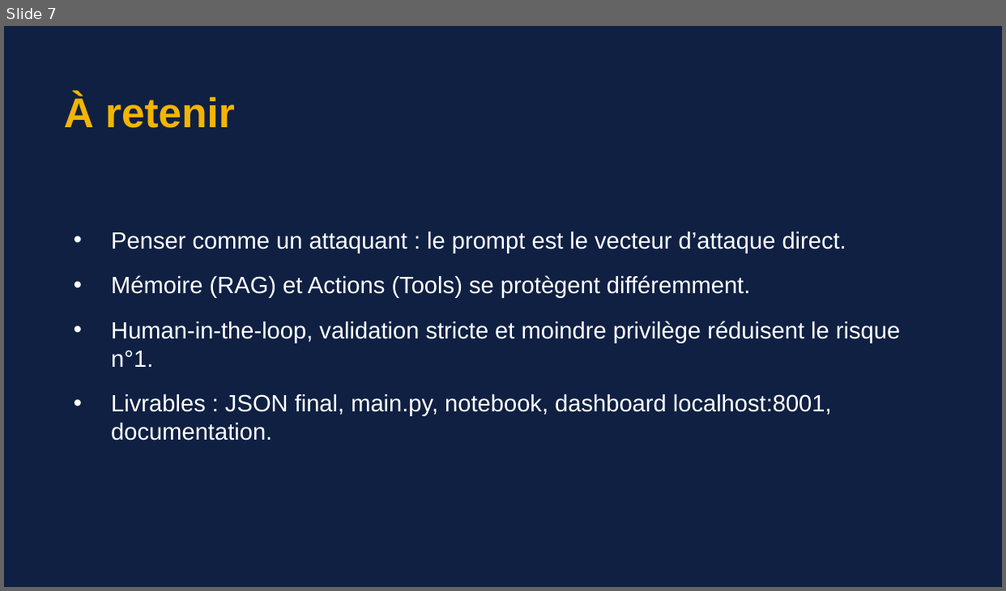
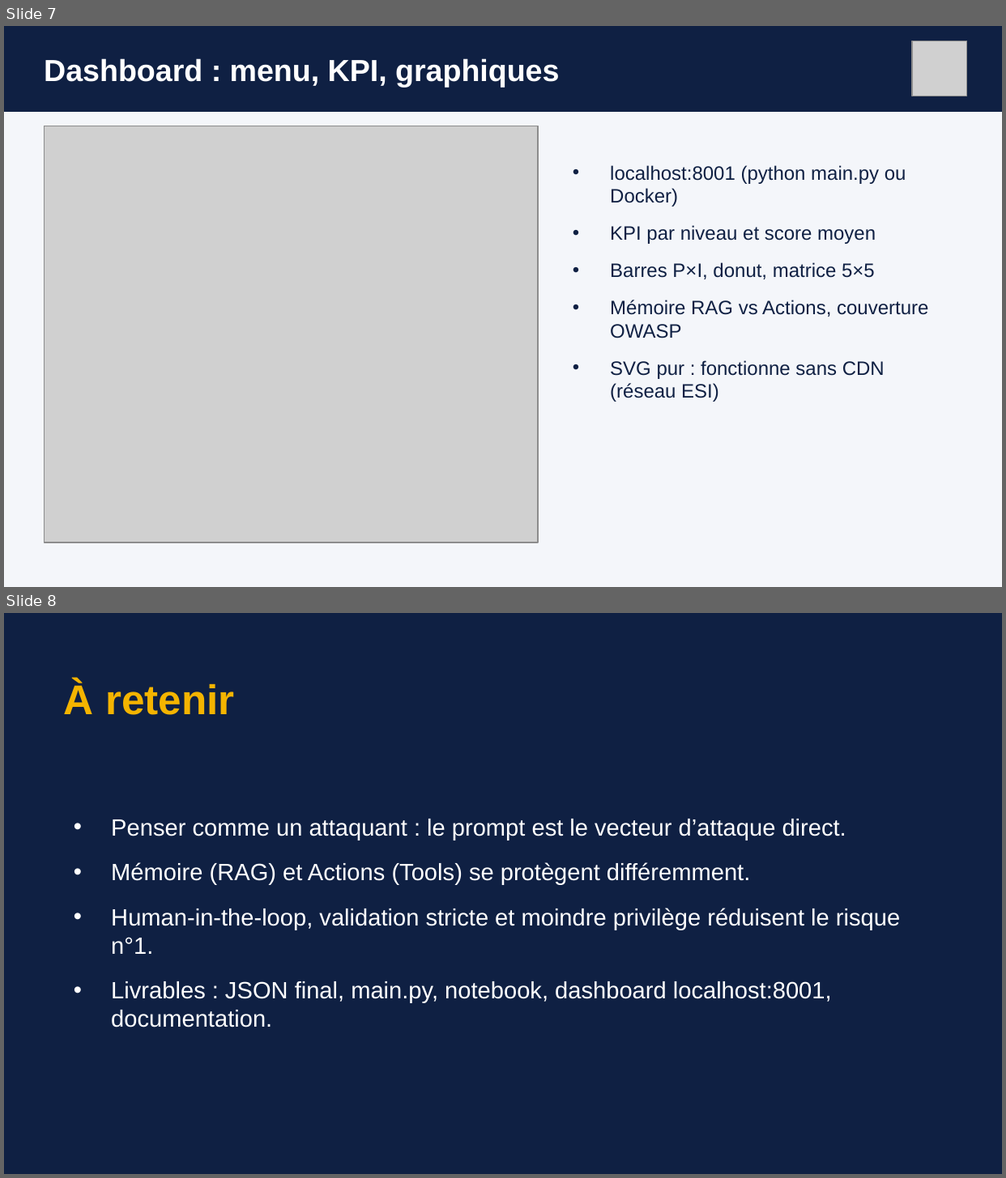
Before and after one commit to kamalelafoui/AI_projet_jour26, a slide deck: docs/Presentation_j26_Threat_Modeling.pptx. Shown one above the other, each under a label of ours: slide 7 before the commit, slides 7 and 8 after it. The pictures are 1006x591 and 1006x1178 pixels, drawn with LibreOffice and Linux fonts; fonts in the diff are those of the drawing; grey boxes stand for pictures. Boxes give left, top, right and bottom in pixels: in the first picture for what was removed or moved away, otherwise in the second. Text is boxed around its words. In the diff, an @@ line names an element or a change of style, - is before the commit and + after.

Commit message:
Correction projet jour26: JSON renommé, captures dashboard dans docx/pptx

```diff
--- a/docs/Presentation_j26_Threat_Modeling.pptx
+++ b/docs/Presentation_j26_Threat_Modeling.pptx
@@ slide 7 added at box(4, 26, 1002, 587), background #F4F6FA @@
@@ rectangle added at box(4, 26, 1002, 111), fill #0F2043, outline #0F2043 1 pt @@
@@ picture added at box(912, 41, 967, 96) @@
@@ text added at box(44, 58, 559, 87), 22 pt, text #FFFFFF, bold @@
+Dashboard : menu, KPI, graphiques
@@ picture added at box(44, 126, 538, 543) @@
@@ text added at box(610, 165, 928, 402), 14 pt, text #0F2043 @@
+• localhost:8001 (python main.py ou Docker)
+• KPI par niveau et score moyen
+• Barres P×I, donut, matrice 5×5
+• Mémoire RAG vs Actions, couverture OWASP
+• SVG pur : fonctionne sans CDN (réseau ESI)
@@ what was slide 7 is now slide 8 @@
```
Also in this commit, not shown: 6 other files.
